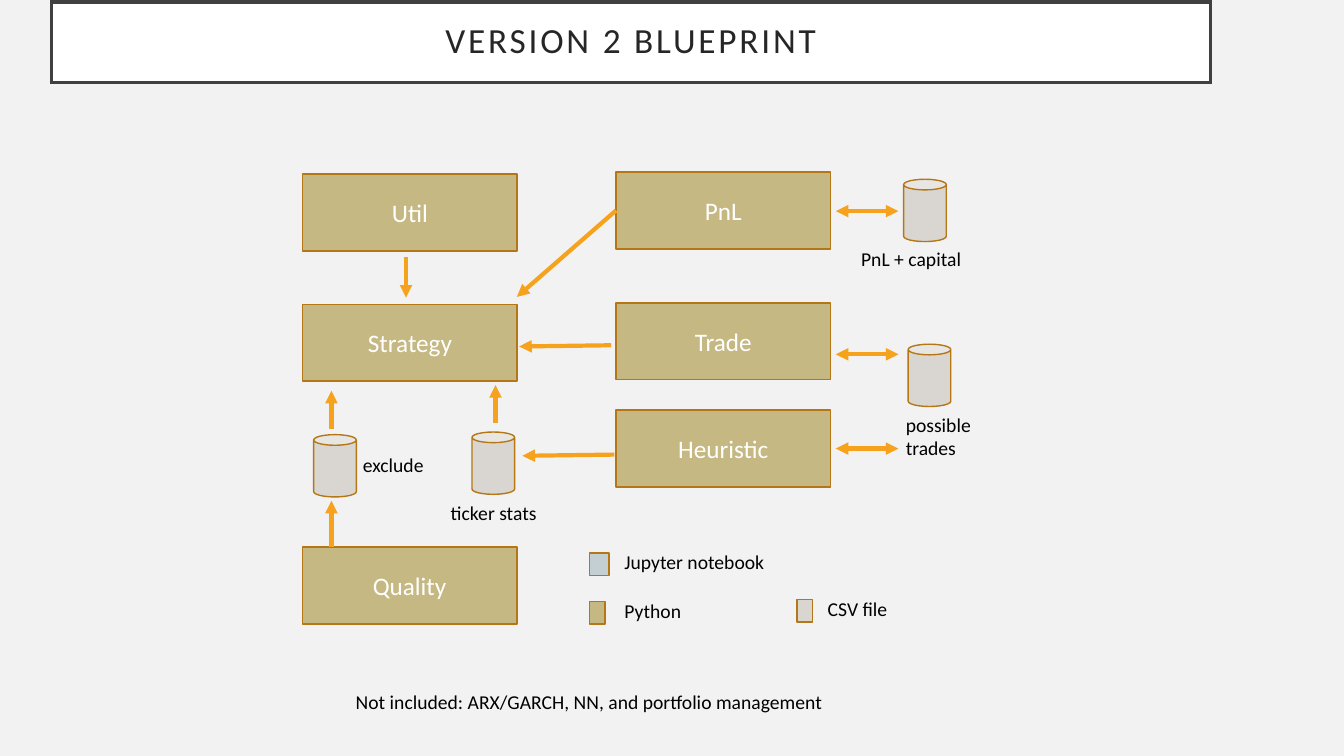
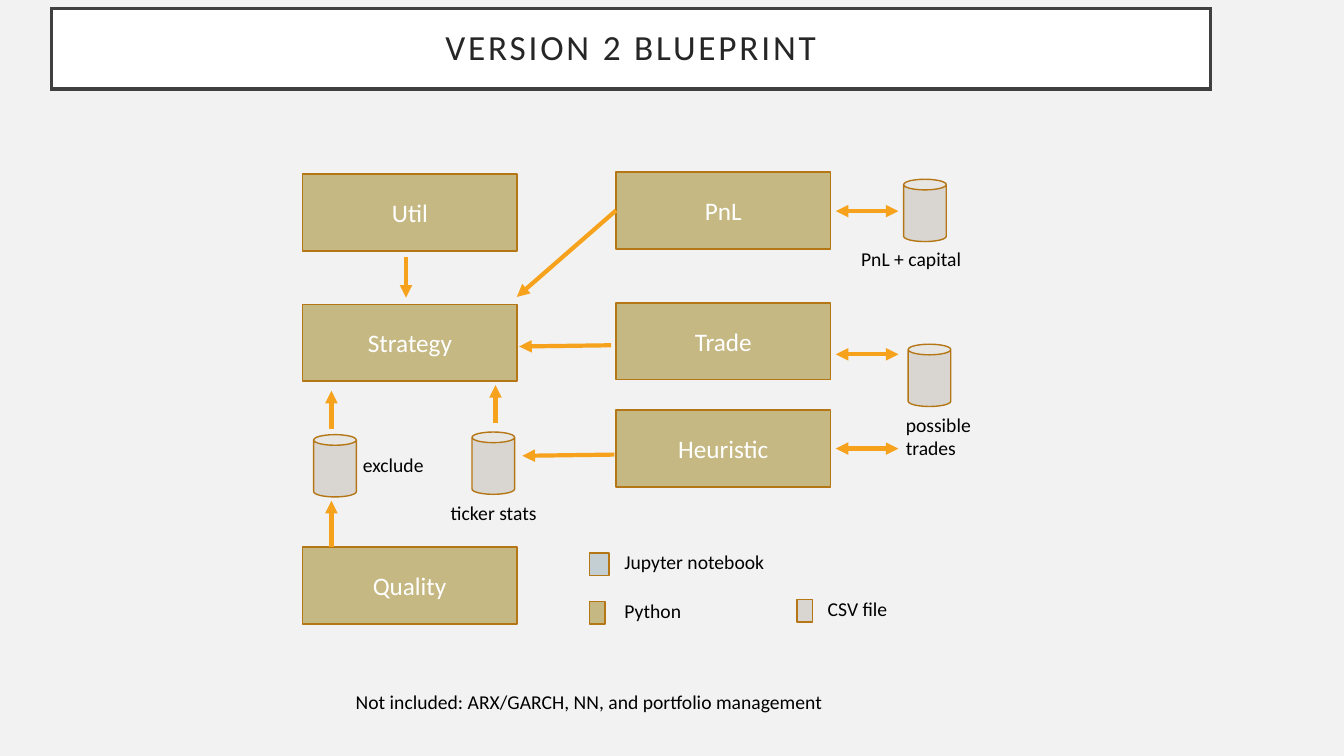
Before and after one commit to frkornet/Stock-Market-Final-Project, a slide deck: slide 9 of Final Project.pptx. Drawn at 1344x756 pixels with LibreOffice and Linux fonts; fonts in the diff are those of the drawing. Boxes give left, top, right and bottom in pixels: in the first picture for what was removed or moved away, otherwise in the second. Text is boxed around its words. In the diff, an @@ line names an element or a change of style, - is before the commit and + after.

```diff
--- a/Final Project.pptx
+++ b/Final Project.pptx
@@ title "VERSION 2 BLUEPRINT": place and size @@
-title "VERSION 2 BLUEPRINT" at box(51, 2, 1211, 83)
+title "VERSION 2 BLUEPRINT" at box(51, 9, 1211, 90)
```
Also in this commit, not shown: 4 other slides changed, 1 other file.
